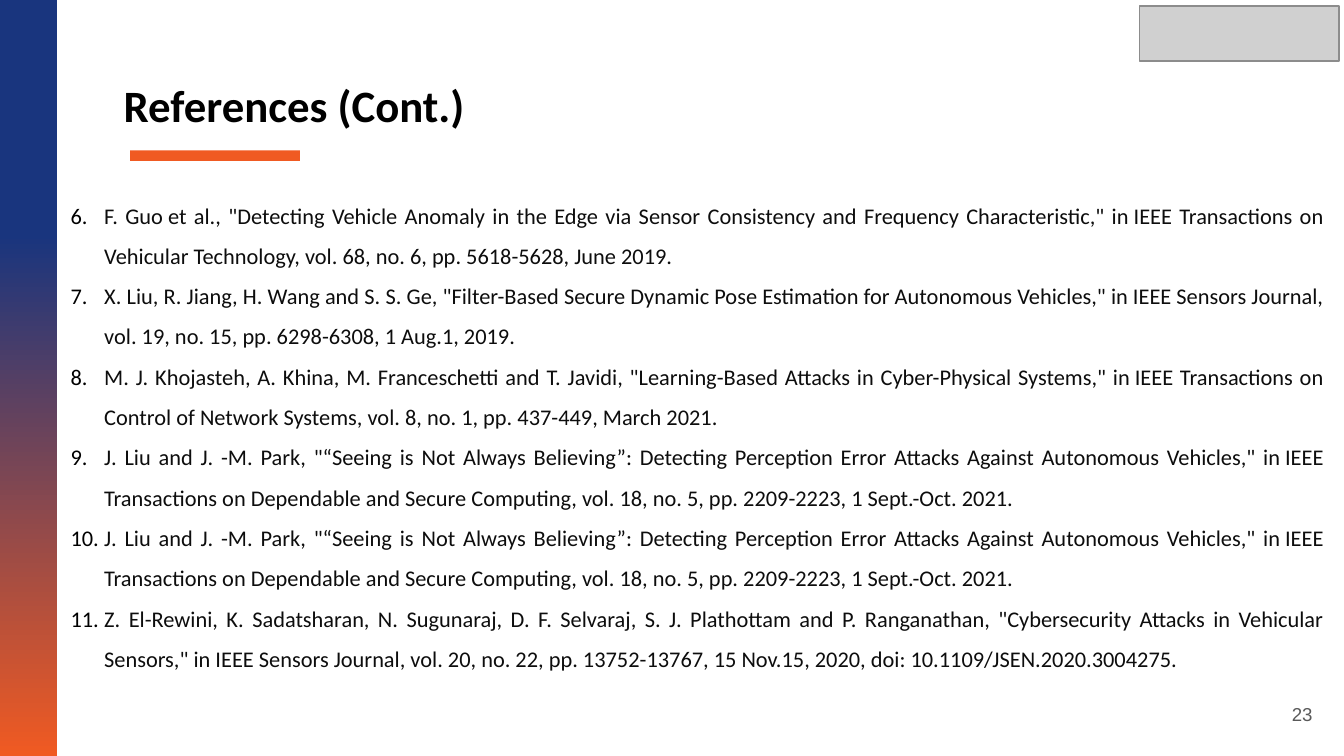
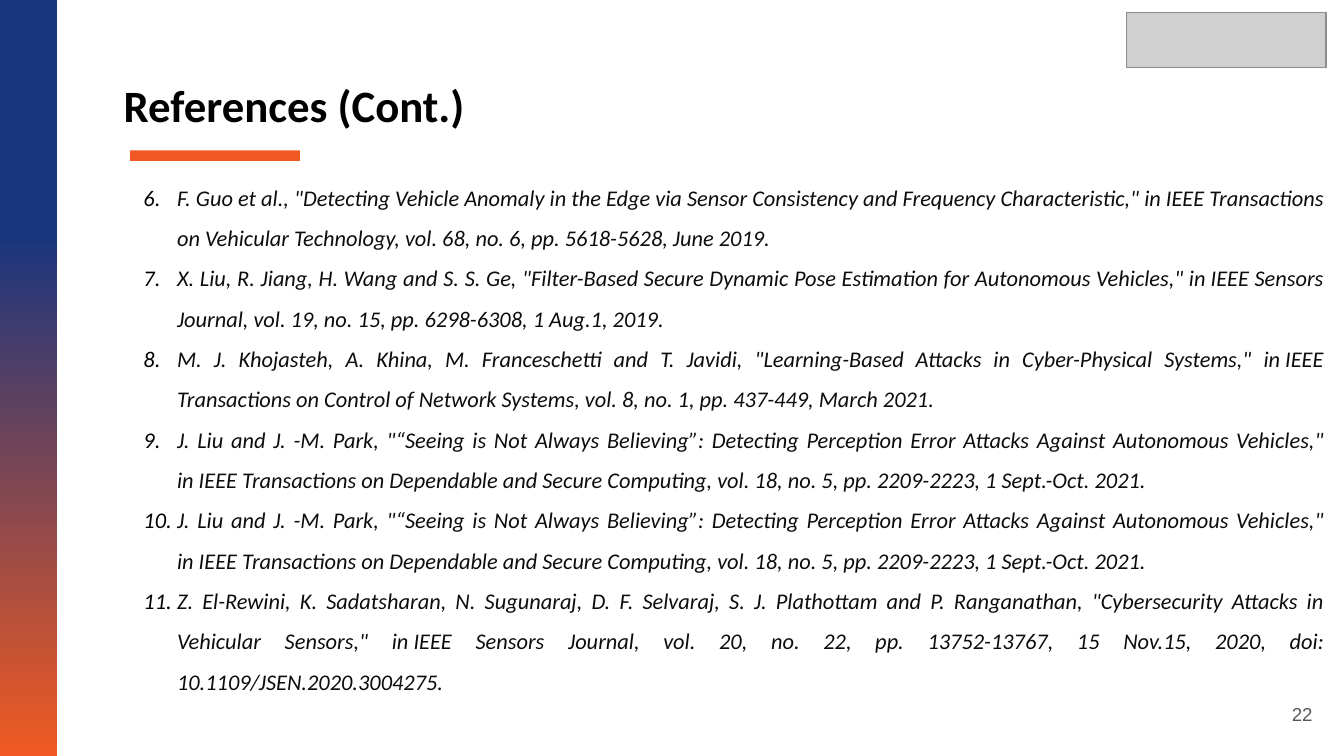
Before and after one commit to sreenithi21/ADAV, a slide deck: slide 22 of NGN PPT/AV_NGN_LAB_PPT.pptx (slide 23 before the commit). Drawn at 1344x756 pixels with LibreOffice and Linux fonts; fonts in the diff are those of the drawing; grey boxes stand for pictures. Boxes give left, top, right and bottom in pixels: in the first picture for what was removed or moved away, otherwise in the second. Text is boxed around its words. In the diff, an @@ line names an element or a change of style, - is before the commit and + after.

```diff
--- a/NGN PPT/AV_NGN_LAB_PPT.pptx
+++ b/NGN PPT/AV_NGN_LAB_PPT.pptx
@@ picture: place and size @@
-picture at (1140, 7, 1339, 62)
+picture at (1126, 12, 1325, 67)
@@ text "F. Guo et al., "Detecting ...": place and size @@
-text "F. Guo et al., "Detecting ..." at (104, 208, 1324, 671)
+text "F. Guo et al., "Detecting ..." at (177, 190, 1324, 691)
@@ text "F. Guo et al., "Detecting ..." at (177, 190, 1324, 691): italic on @@
@@ page number at (1292, 708, 1313, 721): text changed @@
-23
+22
```
Also in this commit, not shown: 18 other slides changed, 4 slides added, 5 slides removed, 14 other files.
